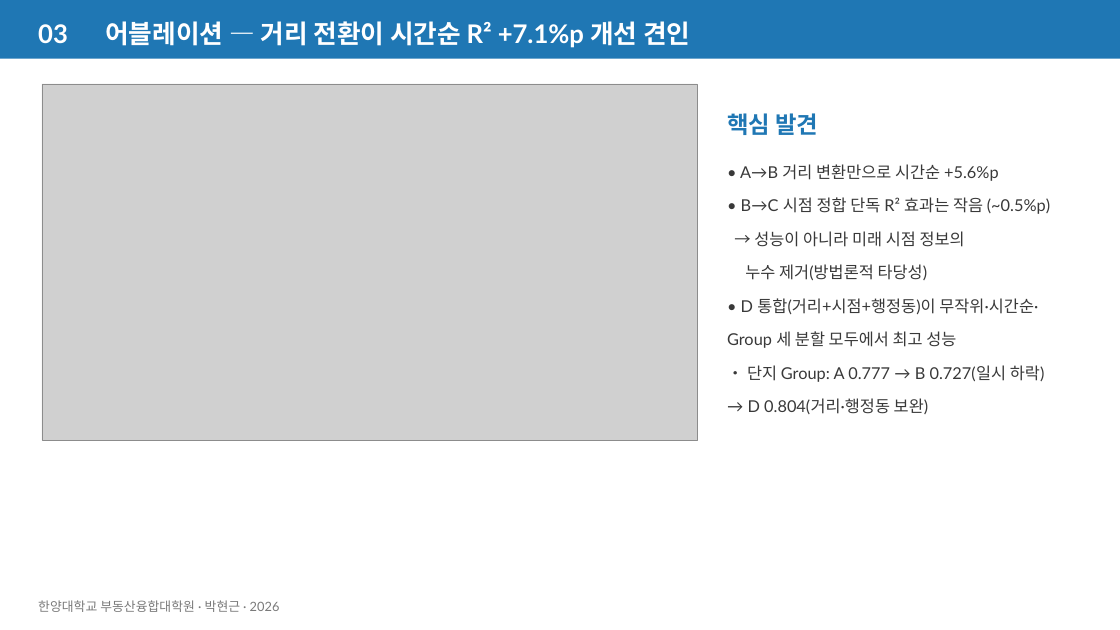
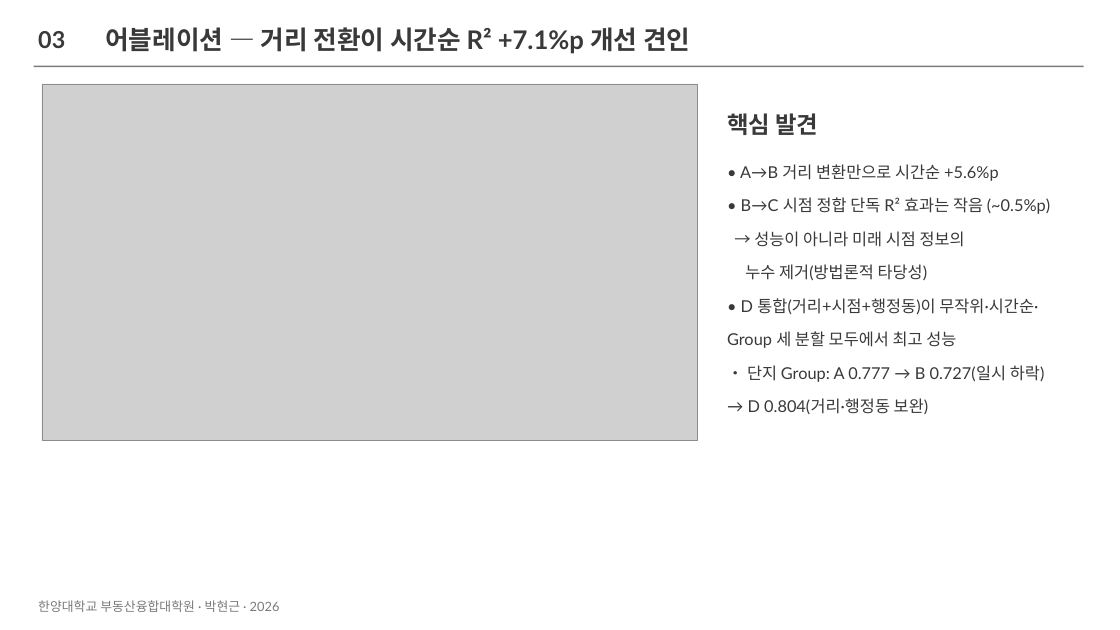
Before and after one commit to seokmogu/thesis-seoul-apt-xai, a slide deck: slide 4 of paper/중간발표_박현근.pptx. Drawn at 1120x630 pixels with LibreOffice and Linux fonts; fonts in the diff are those of the drawing; grey boxes stand for pictures. Boxes give left, top, right and bottom in pixels: in the first picture for what was removed or moved away, otherwise in the second. Text is boxed around its words. In the diff, an @@ line names an element or a change of style, - is before the commit and + after.

```diff
--- a/paper/중간발표_박현근.pptx
+++ b/paper/중간발표_박현근.pptx
@@ text "03": place and size @@
-text "03" at box(38, 24, 68, 44)
+text "03" at box(38, 31, 65, 48)
@@ text "03" at box(38, 31, 65, 48): size 22 to 20 pt, text colour #FFFFFF to #393939 @@
@@ text "어블레이션 — 거리 전환이 시간순 ..." at box(105, 27, 690, 54): text colour #FFFFFF to #393939 @@
@@ rectangle: place and size @@
-rectangle at box(0, 0, 1120, 59)
+rectangle at box(34, 66, 1084, 67)
@@ rectangle at box(34, 66, 1084, 67): fill #1F77B4 to #7A7A7A @@
@@ text "핵심 발견" at box(727, 113, 818, 135): text colour #1F77B4 to #393939 @@
```
Also in this commit, not shown: 7 other slides changed, 14 other files.
